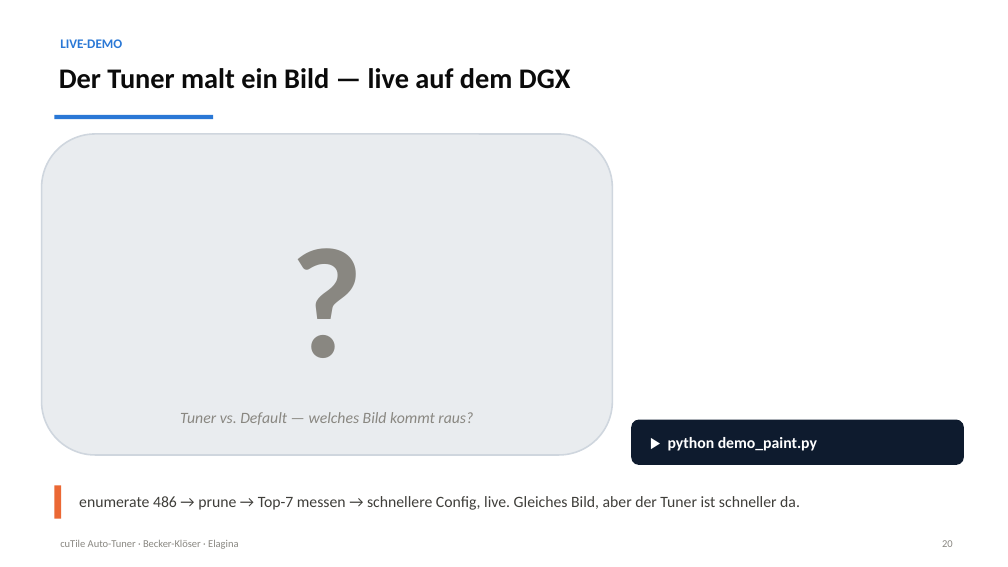
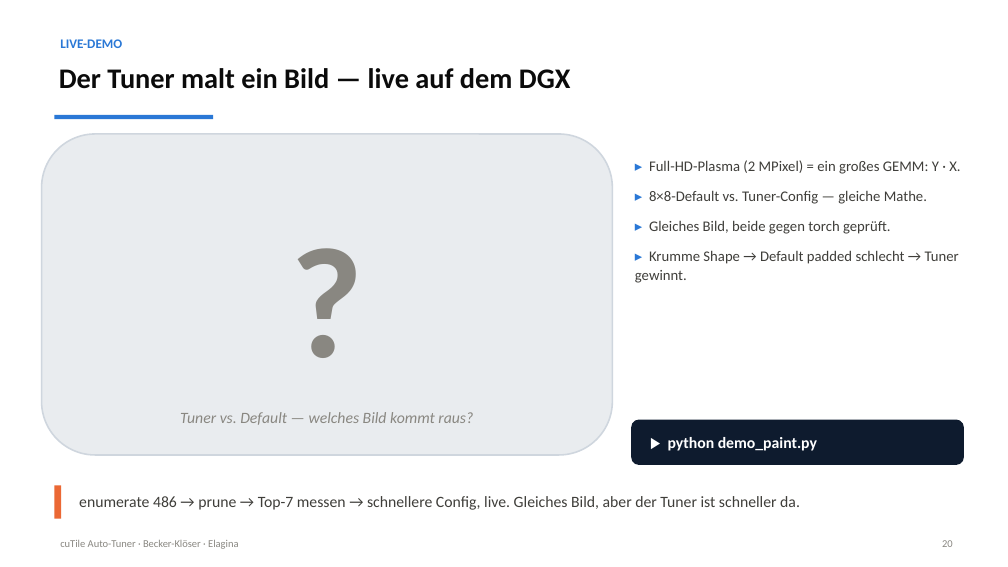
Before and after one commit to Niklas2021/MLA-SoSe-26, a slide deck: slide 26 of project/praesentation/cuTile_Auto-Tuner_normalized.pptx. Drawn at 1008x567 pixels with LibreOffice and Linux fonts; fonts in the diff are those of the drawing. Boxes give left, top, right and bottom in pixels: in the first picture for what was removed or moved away, otherwise in the second. Text is boxed around its words. In the diff, an @@ line names an element or a change of style, - is before the commit and + after.

```diff
--- a/project/praesentation/cuTile_Auto-Tuner_normalized.pptx
+++ b/project/praesentation/cuTile_Auto-Tuner_normalized.pptx
@@ text added at (x1=635, y1=160, x2=960, y2=283), 14 pt, text #3F3E3A @@
+▸ Full-HD-Plasma (2 MPixel) = ein großes GEMM: Y · X.
+▸ 8×8-Default vs. Tuner-Config — gleiche Mathe.
+▸ Gleiches Bild, beide gegen torch geprüft.
+▸ Krumme Shape → Default padded schlecht → Tuner gewinnt.
```
Also in this commit, not shown: 3 other slides changed, 26 other files.
